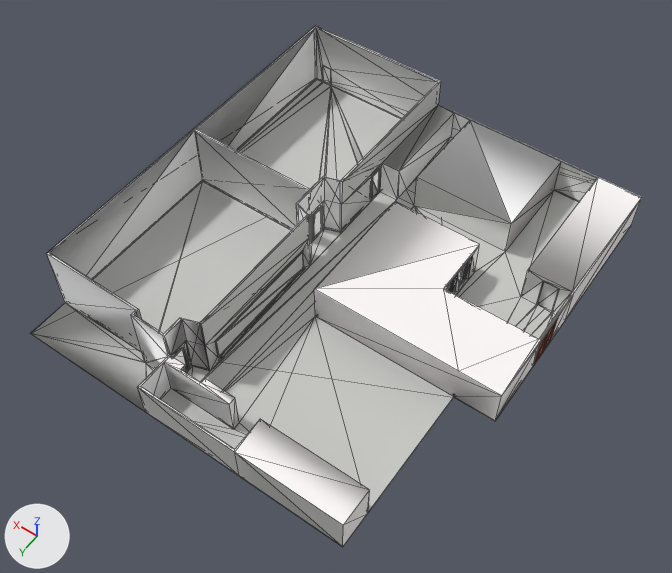
One commit to the COLLADA model HOC LG Map/Gazebo Model/HOCLG/meshes/hoclg.dae: the scene before it, then after it.
Rendered twice from a 50 mm camera at (-21.1, 40.3, 41.6) aimed at (-2.6, 14.5, 1.0). Arrows for +X, +Y and +Z are at lower left; the lights stay in place. Mesh edges are drawn as thin lines. Vertices at the same position are counted once.

The first picture shows 'SketchUp'.
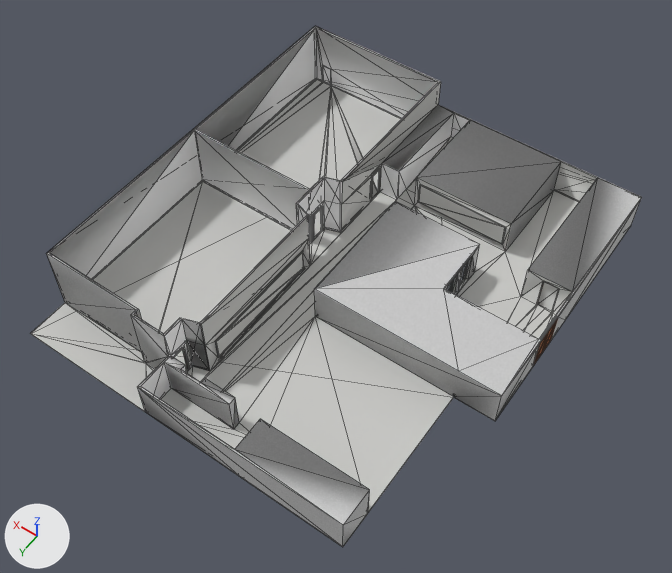
Changed parts and their boxes [x1, y1, x2, y2] in the pictures (672 x 573 px; the box of a moved part takes in the faces that stretch with it):
part 1 of me_sketchup, moved or reshaped: [30, 105, 641, 547] in both
part 2 of me_sketchup, recoloured: [46, 26, 585, 429] in both
part 3 of me_sketchup, recoloured (white to grey): [138, 163, 641, 546] in both
part 4 of me_sketchup, recoloured: [138, 388, 236, 474] in both
part 5 of me_sketchup, recoloured: [296, 203, 307, 224] in both

What the commit changed:
Picture '__Cladding_Stucco_White_1.jpg' (img_cladding_stucco_white_1_jpg) is new.
Picture '__Metal_Aluminum_Anodized_2.jpg' (img_metal_aluminum_anodized_2_jpg) is new.
Picture 'Wood_Cherry_Original_.jpg' (img_wood_cherry_original__jpg) is new.
Material 'Color_009_' (mat_color_009) is new.
Its base color is (0.0, 0.0, 0.0) (black #000000).
Its roughness is 0.9.
Material '__Cladding_Stucco_White_1' (mat_cladding_stucco_white_1) is new.
Its texture is img_cladding_stucco_white_1_jpg.
Its roughness is 0.9.
Material '__Metal_Aluminum_Anodized_2' (mat_metal_aluminum_anodized_2) is new.
Its texture is img_metal_aluminum_anodized_2_jpg.
Its roughness is 0.9.
Material 'Wood_Cherry_Original_' (mat_wood_cherry_original) is new.
Its texture is img_wood_cherry_original__jpg.
Its roughness is 0.9.
me_sketchup is used by ob_sketchup; location (0.0, 0.0, 0.0).
me_sketchup had 377 vertices, 963 faces and spanned x -13.8..9.4, y -0.1..26.2, z 0.0..4.3.
me_sketchup now has 384 vertices, 979 faces and spans x -13.8..9.4, y -0.1..26.2, z 0.0..4.3.
Part 1, on me_sketchup:
5 vertices are removed from x -13.8..9.4, y -0.1..26.2, z 0.0..4.3.
67 faces are deleted.
12 vertices are added at x -8.5..-2.7, y 6.1, z 0.5..2.0.
6 new faces join them, mat_0133_gray (grey #808080).
5 new faces join them, mat_material (white #ffffff).
43 new faces join them, mat_material_0 (light grey #ccccc9).
24 new faces join them, mat_cladding_stucco_white_1 (picture img_cladding_stucco_white_1_jpg).
1 new face joins them, mat_0099_lightsteelblue (blue #b0c4de).
4 new faces join them, mat_metal_aluminum_anodized_2 (picture img_metal_aluminum_anodized_2_jpg).
me_sketchup part 2: 46 faces spanning x -13.7..9.4, y -0.1..24.3, z 0.0..4.3 switch from mat_material (white #ffffff) to mat_cladding_stucco_white_1 (picture img_cladding_stucco_white_1_jpg).
me_sketchup part 3: 84 faces spanning x -13.8..9.4, y -0.1..26.2, z 0.0..4.3 switch from mat_0010_snow (white #fffafa) to mat_cladding_stucco_white_1 (picture img_cladding_stucco_white_1_jpg).
me_sketchup part 4: 6 faces spanning x -5.2..9.4, y 0.0..26.2, z 0.0..4.3 switch from mat_material_0 (light grey #ccccc9) to mat_cladding_stucco_white_1 (picture img_cladding_stucco_white_1_jpg).
me_sketchup part 5: 10 faces spanning x 0.0..1.0, y 12.0..22.3, z 0.1..4.3 switch from mat_0128_white (white #ffffff) to mat_cladding_stucco_white_1 (picture img_cladding_stucco_white_1_jpg).
me_sketchup no longer uses material mat_0042_sienna (brown #a0522d).
me_sketchup now uses material mat_color_009 (black #000000).
me_sketchup now uses material mat_wood_cherry_original (picture img_wood_cherry_original__jpg).
me_sketchup now uses material mat_metal_aluminum_anodized_2 (picture img_metal_aluminum_anodized_2_jpg).
